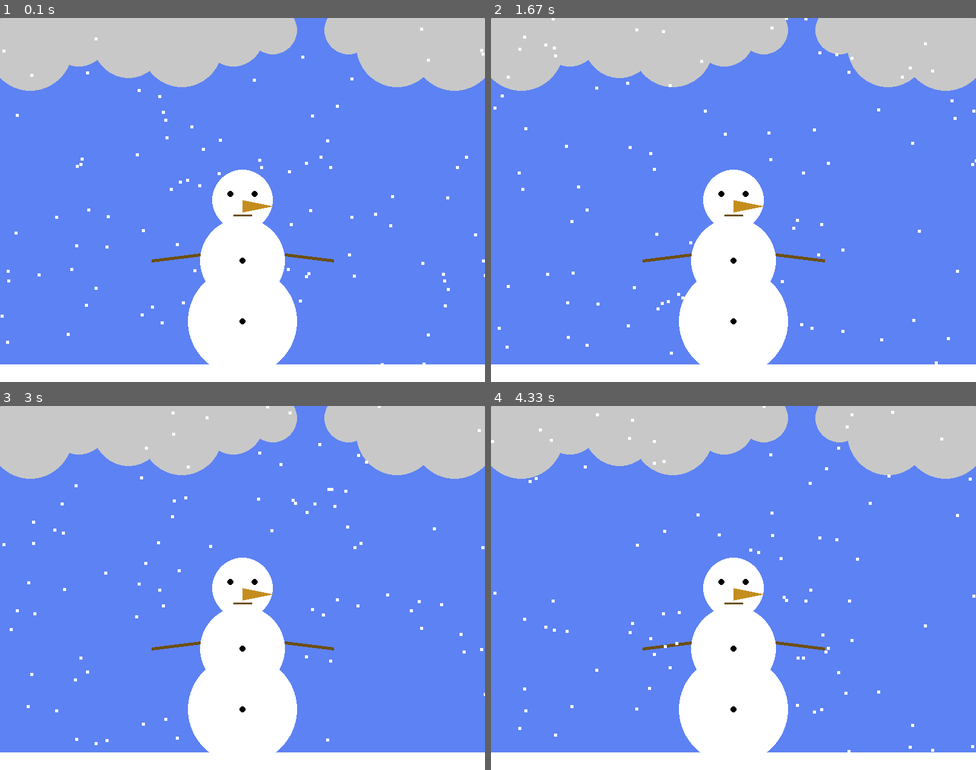
Above: before the commit, frames 1-4 (two rows, left to right).
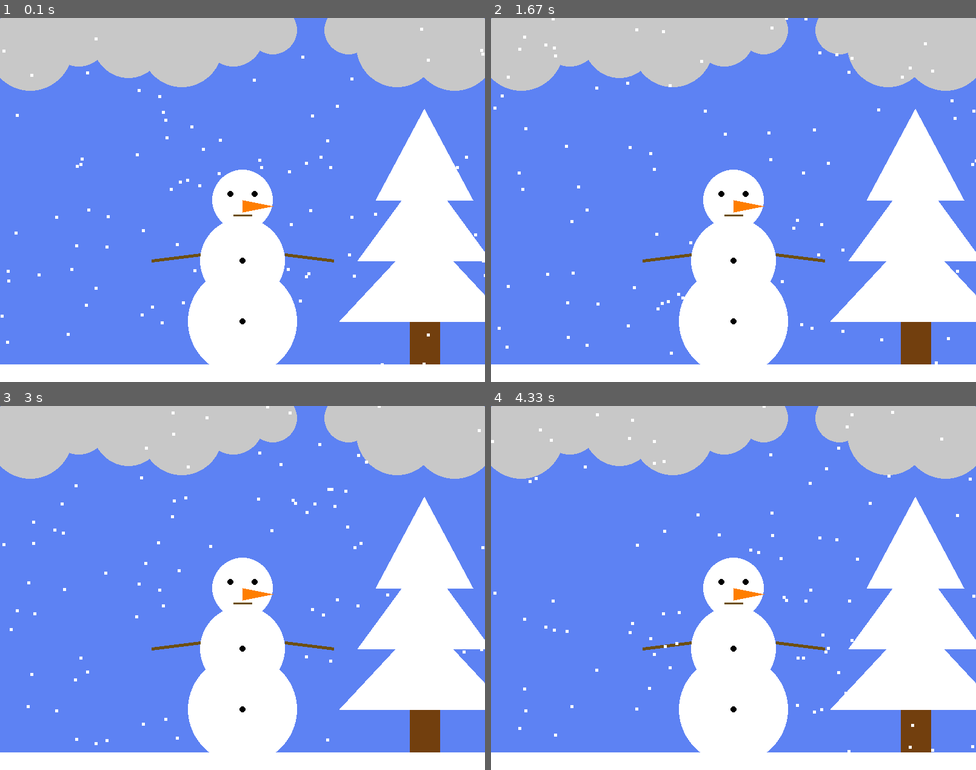
Above: after the commit, the same moments.

Repository: Kadyrbekovvv1111/Pygame
Game: pygame game, started from main.py
Same seed, same stepped clock (60 frames per second), same inputs: the game is played once before the commit and once after it.
Inputs:
- Up to frame 1 (0.1 s): no input
- Up to frame 2 (1.67 s): no input
- Up to frame 3 (3 s): no input
- Up to frame 4 (4.33 s): no input

The runs differ from the first frame. In frame 1, 10% of the frame differs, in the area x 50-100%, y 25-96%; in frame 2, 10%; in frame 3, 10%; in frame 4, 10%.

Commit message:
music commit2

Diff:
--- a/main.py
+++ b/main.py
@@ -6,8 +6,8 @@
 
 pygame.mixer.init()
 
-# Загрузка музыки и воспроизведение в цикле
-pygame.mixer.music.load("music/last.mp3")
+# Загрузка музыки
+pygame.mixer.music.load("music/bells.mp3")
 pygame.mixer.music.play(-1, 0.0)
 
 # Размеры окна
@@ -54,7 +54,15 @@
     # Отображение фона (небо)
     screen.fill((93, 130, 243))  # Цвет неба (голубой)
 
-    # Рисуем тело снеговика
+    # Елка
+    pygame.draw.line(screen, (114,63,14), (700, 500), (700, 570), 50)
+
+    # Листья елки (треугольники)
+    pygame.draw.polygon(screen, (255, 255, 255), ((560, 500), (840, 500), (700, 350)))  # Нижний слой
+    pygame.draw.polygon(screen, (255, 255, 255), ((590, 400), (810, 400), (700, 250)))  # Средний слой
+    pygame.draw.polygon(screen, (255, 255, 255), ((620, 300), (780, 300), (700, 150)))  # Верхний слой
+
+    # тело снеговика
     pygame.draw.circle(screen, (255, 255, 255), (400, 500), 90)
     pygame.draw.circle(screen, (255, 255, 255), (400, 400), 70)
     pygame.draw.circle(screen, (255, 255, 255), (400, 300), 50)
@@ -72,7 +80,7 @@
     pygame.draw.line(screen, (109, 79, 18), (250, 400), (330, 390), 5)
 
     # Нос снеговика
-    pygame.draw.polygon(screen, (196, 141, 30), ((400, 300), (400, 320), (450, 310)))
+    pygame.draw.polygon(screen, (255,126,0), ((400, 300), (400, 320), (450, 310)))
 
     # Рот снеговика
     pygame.draw.line(screen, (109, 79, 18), (385, 325), (415, 325), 3)
@@ -107,8 +115,6 @@
 pygame.mixer.music.stop()  # Остановка музыки при выходе
 
 for event in pygame.event.get():
-    if event.type == pygame.QUIT():
-
+    if event.type == pygame.QUIT:
         pygame.quit()
-
         exit()
Not shown, added: music/bells.mp3
Not shown, changed: music/last.mp3
